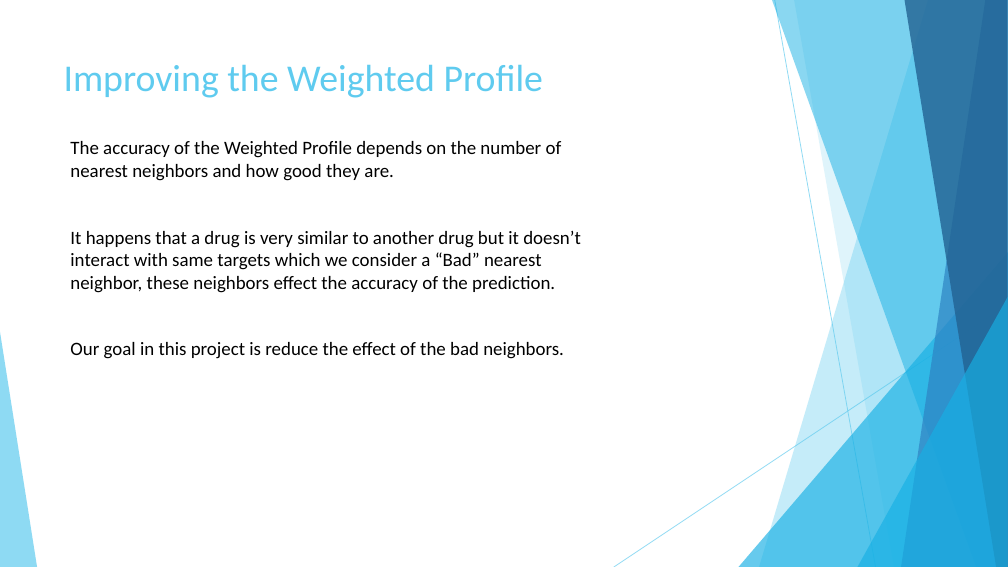
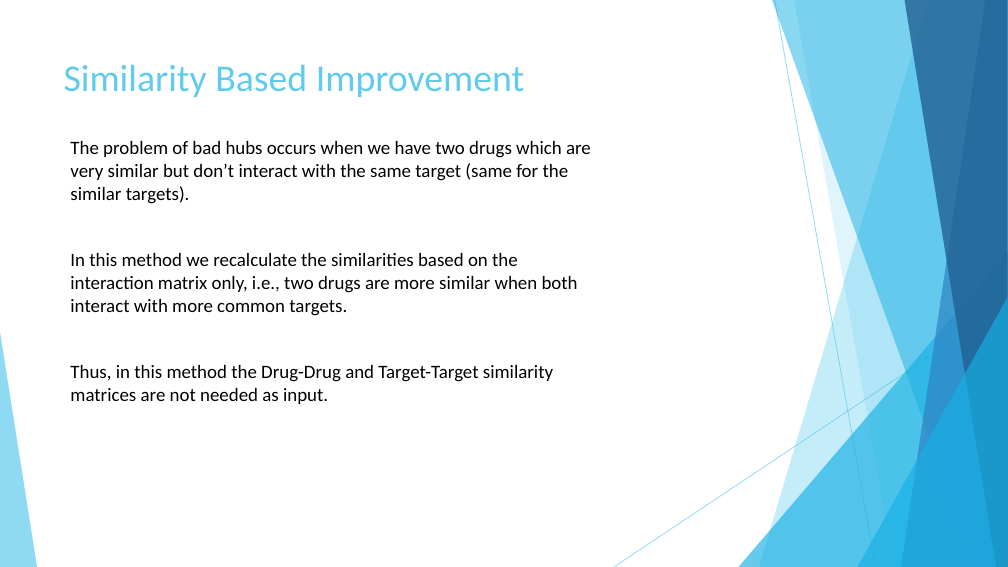
Before and after one commit to AbdullahAlZoabi/Drug-Target-Interaction-Prediction, a slide deck: slide 29 of Drug-Target Interaction Prediction.pptx (slide 15 before the commit). Drawn at 1008x567 pixels with LibreOffice and Linux fonts; fonts in the diff are those of the drawing. Boxes give left, top, right and bottom in pixels: in the first picture for what was removed or moved away, otherwise in the second. Text is boxed around its words. In the diff, an @@ line names an element or a change of style, - is before the commit and + after.

```diff
--- a/Drug-Target Interaction Prediction.pptx
+++ b/Drug-Target Interaction Prediction.pptx
@@ title at bbox=[64, 64, 524, 97]: text changed @@
-Improving the Weighted Profile
+Similarity Based Improvement
@@ text at bbox=[70, 141, 591, 404]: text changed @@
-The accuracy of the Weighted Profile depends on the number of nearest neighbors and how good they are.
-It happens that a drug is very similar to another drug but it doesn’t interact with same targets which we consider a “Bad” nearest neighbor, these neighbors effect the accuracy of the prediction.
-Our goal in this project is reduce the effect of the bad neighbors.
+The problem of bad hubs occurs when we have two drugs which are very similar but don’t interact with the same target (same for the similar targets).
+In this method we recalculate the similarities based on the interaction matrix only, i.e., two drugs are more similar when both interact with more common targets.
+Thus, in this method the Drug-Drug and Target-Target similarity matrices are not needed as input.
```
Also in this commit, not shown: 6 slides added.
